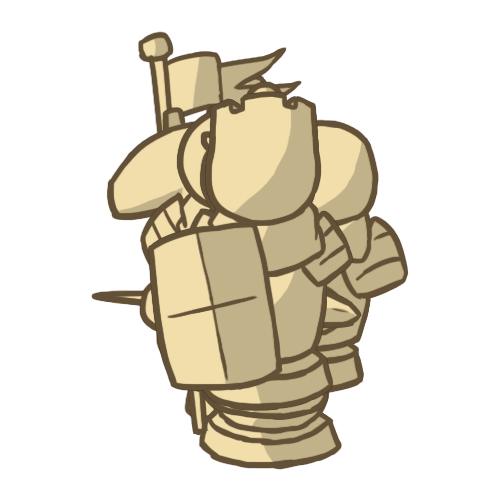
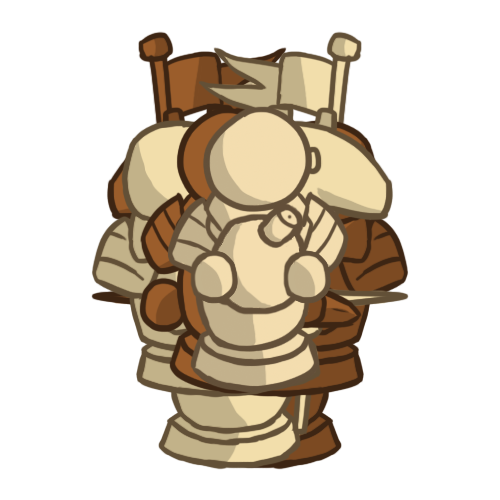
Two versions of the same layered image (500x500). Layer-by-layer changes:
hid "chess-rook-white", painted on it over [left=146, top=91, right=354, bottom=411]
hid "chess-rook-black" over [left=147, top=91, right=354, bottom=411]
hid "chess-queen-white", painted on it over [left=172, top=81, right=329, bottom=421]
hid "chess-queen-black" over [left=172, top=81, right=329, bottom=421]
removed layer "chess-pawn-white" over [left=139, top=107, right=362, bottom=395]
added layer "chess-pawn-white1" above "chess-pawn-black" over [left=167, top=106, right=349, bottom=394]
painted on "chess-knight-white" over [left=91, top=104, right=409, bottom=398]
painted on "chess-king-white" over [left=137, top=31, right=363, bottom=470]
painted on "chess-bishop-white" over [left=157, top=73, right=325, bottom=428]
